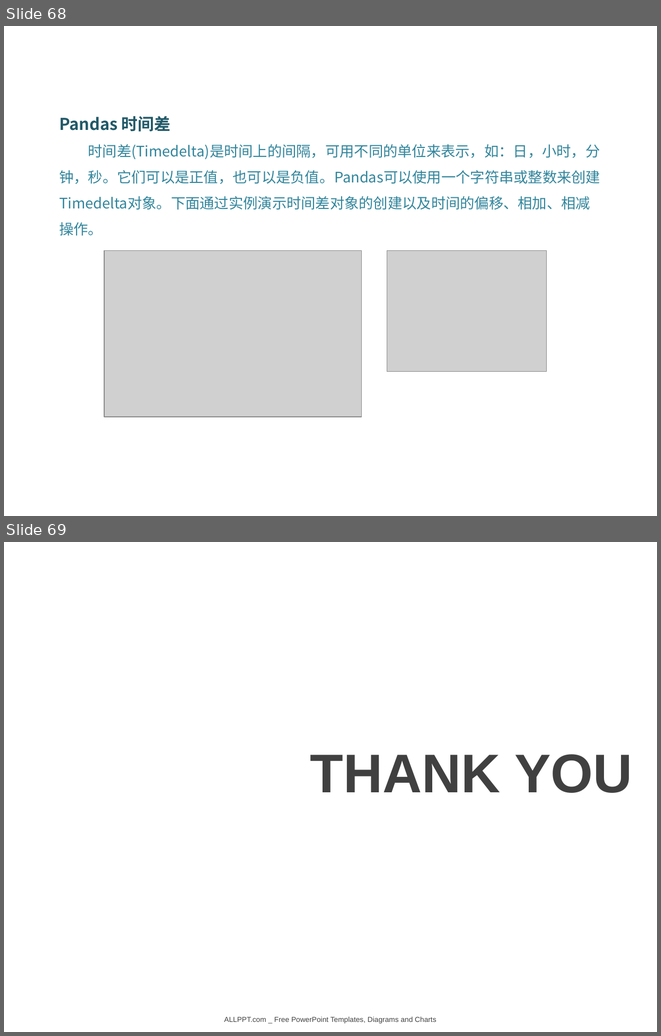
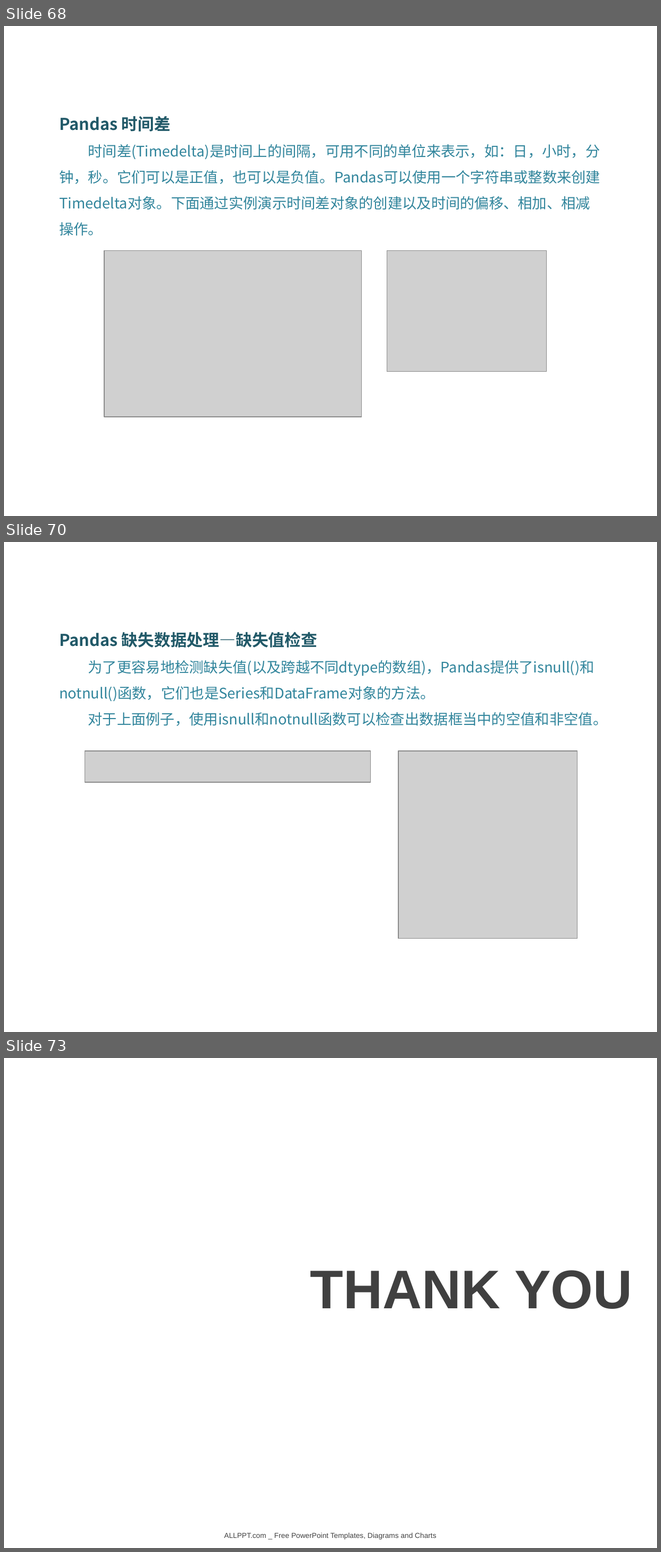
Before and after one commit to DataScienceCoding/Python-Data-Analysis, a slide deck: Python-Data-Analysis.pptx. Shown one above the other, each under a label of ours: slides 68 and 69 before the commit, slides 68, 70 and 73 after it; the slides between them are not shown. The pictures are 661x1036 and 661x1552 pixels, drawn with LibreOffice and Linux fonts; fonts in the diff are those of the drawing; grey boxes stand for pictures; background and template pictures are left out. Boxes give left, top, right and bottom in pixels: in the first picture for what was removed or moved away, otherwise in the second. Text is boxed around its words. In the diff, an @@ line names an element or a change of style, - is before the commit and + after.

```diff
--- a/Python-Data-Analysis.pptx
+++ b/Python-Data-Analysis.pptx
@@ slide 70 added at (x1=4, y1=542, x2=657, y2=1032), background picture (left out) @@
@@ text added at (x1=59, y1=632, x2=608, y2=726), 16 pt, text #31859C @@
+Pandas 缺失数据处理—缺失值检查
+为了更容易地检测缺失值(以及跨越不同dtype的数组)，Pandas提供了isnull()和notnull()函数，它们也是Series和DataFrame对象的方法。
+对于上面例子，使用isnull和notnull函数可以检查出数据框当中的空值和非空值。
@@ picture added at (x1=85, y1=751, x2=371, y2=782) @@
@@ picture added at (x1=398, y1=751, x2=577, y2=938) @@
@@ what was slide 69 is now slide 73 @@
```
Also in this commit, not shown: 2 slides changed, 3 other slides added, 2 other files.
